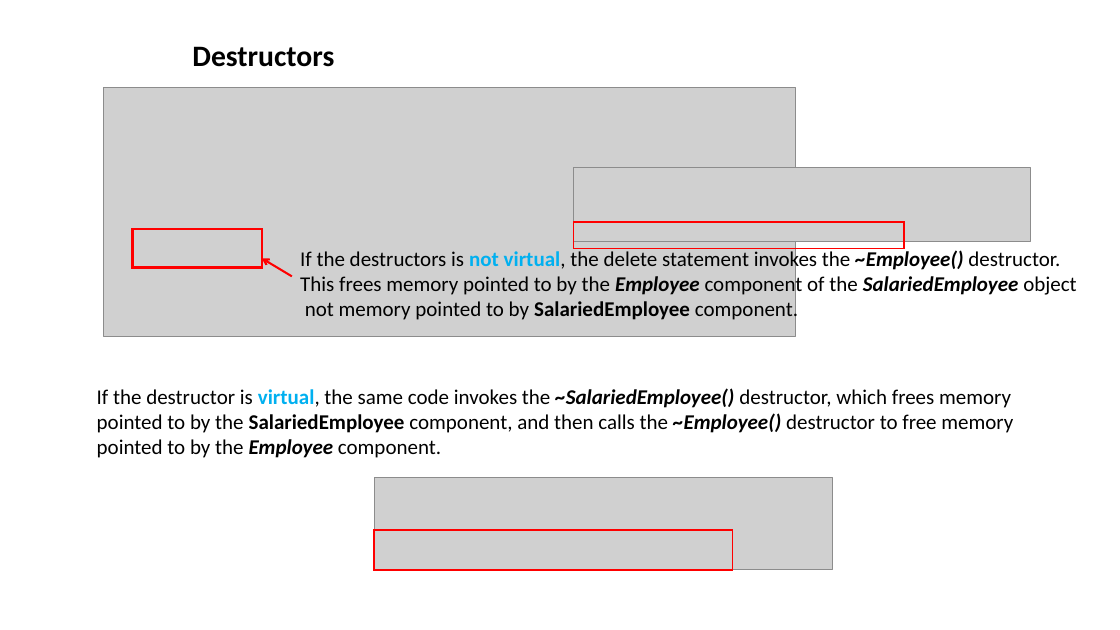
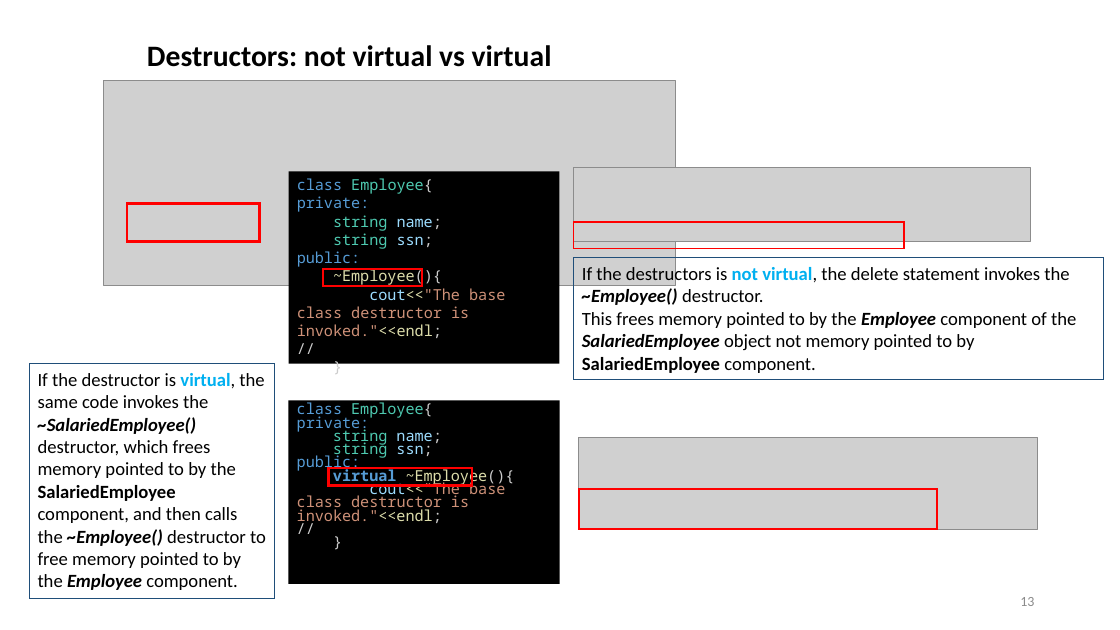
Before and after one commit to ShiqiYu/CPP, a slide deck: slide 13 of week12/Lab12.pptx (slide 11 before the commit). Drawn at 1120x630 pixels with LibreOffice and Linux fonts; fonts in the diff are those of the drawing; grey boxes stand for pictures; background and template pictures are left out. Boxes give left, top, right and bottom in pixels: in the first picture for what was removed or moved away, otherwise in the second. Text is boxed around its words. In the diff, an @@ line names an element or a change of style, - is before the commit and + after.

```diff
--- a/week12/Lab12.pptx
+++ b/week12/Lab12.pptx
@@ text at (147,45,552,67): text changed @@
-  Destructors
+  Destructors: not virtual vs virtual
@@ picture: place and size @@
-picture at (103,87,796,336)
+picture at (103,81,675,286)
@@ rectangle added at (288,171,560,364), fill #000000, 13 pt, text #CE9178 @@
+class Employee{
+private:
+string name;
+string ssn;
+public:
+~Employee(){
+cout<<"The base class destructor is invoked."<<endl;
+//
+}
@@ rectangle: place and size @@
-rectangle at (133,229,262,267)
+rectangle at (127,203,260,241)
@@ arrow removed from (292, 276) to (262, 259) @@
@@ rectangle "If the destructors is not ...": place and size @@
-rectangle "If the destructors is not ..." at (300,249,1076,323)
+rectangle "If the destructors is not ..." at (574,258,1104,380)
@@ rectangle "If the destructors is not ..." at (574,258,1104,380): outline none to #1F4E79 0.75 pt @@
@@ text in rectangle at (582,265,1069,305): size 18 to 16 pt in "If the destructors is not virtual, the ..." @@
@@ rectangle added at (323,270,422,287), outline #FF0000 2 pt @@
@@ text in rectangle at (582,312,1076,373): text changed; size 18 to 16 pt @@
-This frees memory pointed to by the Employee component of the SalariedEmployee object
-not memory pointed to by SalariedEmployee component.
+This frees memory pointed to by the Employee component of the SalariedEmployee object not memory pointed to by SalariedEmployee component.
@@ rectangle "If the destructor is virtual, ...": place and size @@
-rectangle "If the destructor is virtual, ..." at (97,388,1013,458)
+rectangle "If the destructor is virtual, ..." at (29,364,275,598)
@@ rectangle "If the destructor is virtual, ..." at (29,364,275,598): size 18 to 16 pt; outline none to #1F4E79 0.75 pt @@
@@ rectangle added at (288,401,560,584), fill #000000, 13 pt, text #CE9178 @@
+class Employee{
+private:
+string name;
+string ssn;
+public:
+virtual ~Employee(){
+cout<<"The base class destructor is invoked."<<endl;
+//
+}
@@ picture: place and size @@
-picture at (375,477,833,569)
+picture at (579,438,1038,529)
@@ rectangle added at (329,468,472,486), outline #FF0000 2 pt @@
@@ rectangle: place and size @@
-rectangle at (374,530,733,571)
+rectangle at (579,489,938,529)
@@ page number added at (1020,597,1034,606), 12 pt, text #8C8C8C @@
+13
```
Also in this commit, not shown: 17 other slides changed, 7 slides added, 1 slide removed, 13 other files.
